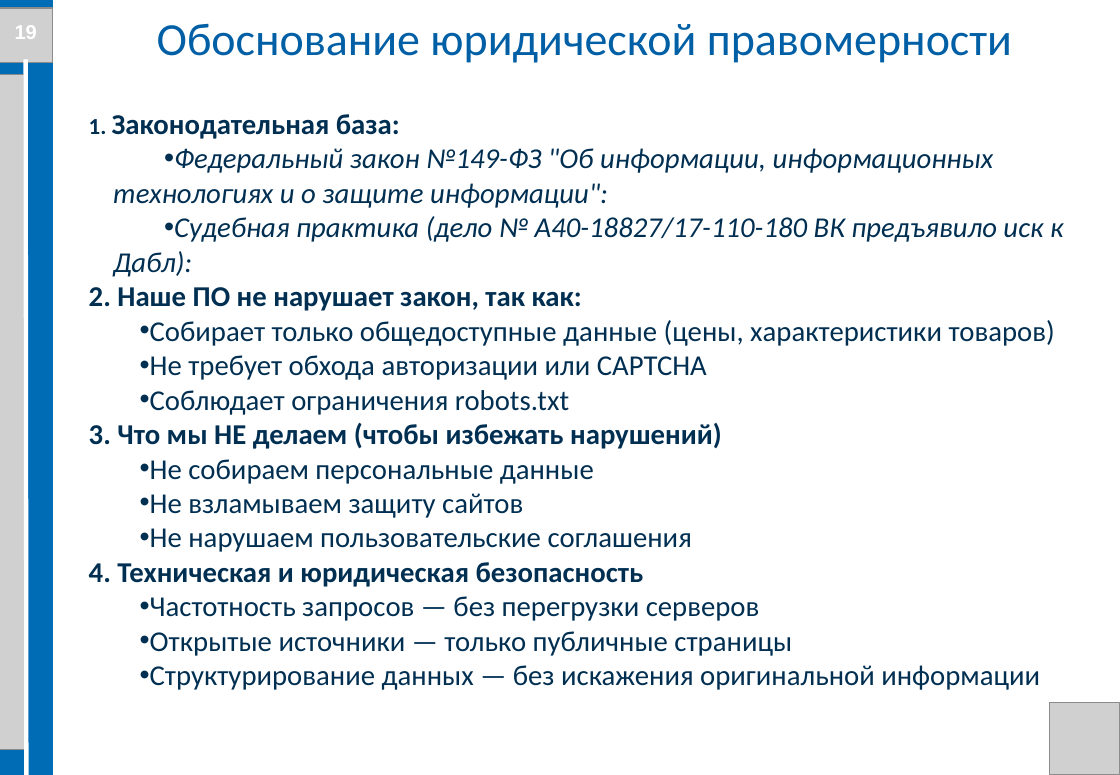
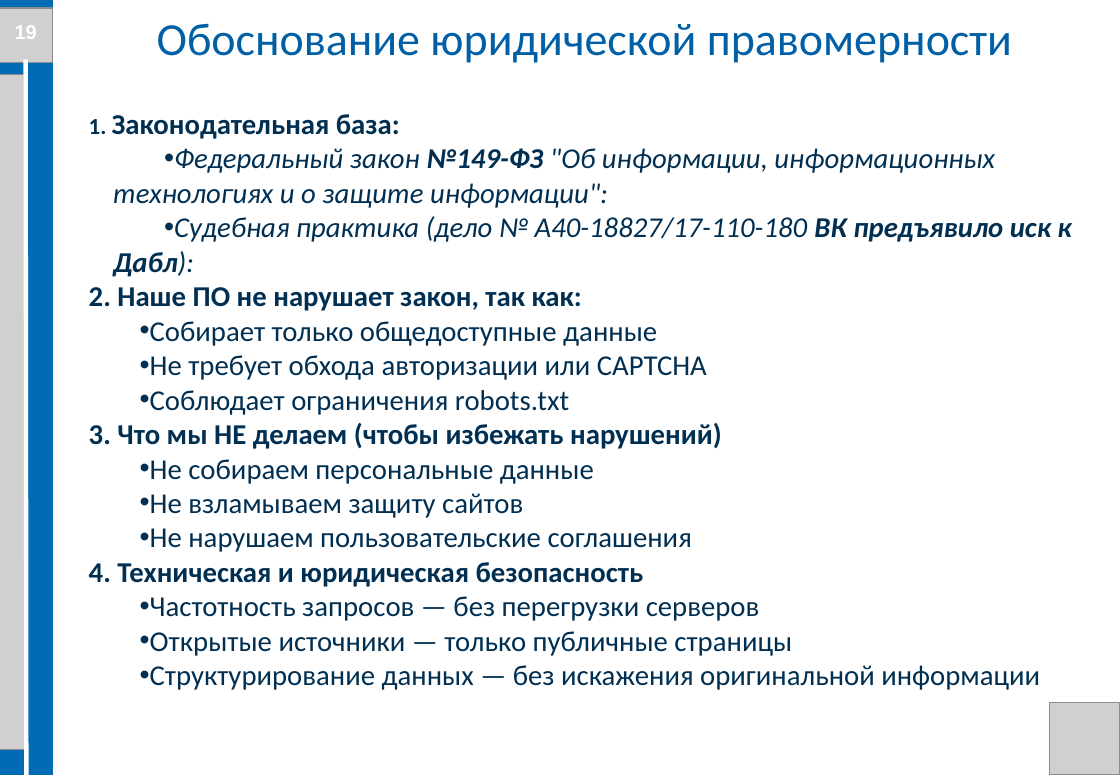
Before and after one commit to Evgenij1234/Diplom-work, a slide deck: slide 19 of Documents/Презентация диплома Семенов Е.А. БПЦ 21-01.pptx. Drawn at 1120x775 pixels with LibreOffice and Linux fonts; fonts in the diff are those of the drawing; grey boxes stand for pictures; background and template pictures are left out. Boxes give left, top, right and bottom in pixels: in the first picture for what was removed or moved away, otherwise in the second. Text is boxed around its words. In the diff, an @@ line names an element or a change of style, - is before the commit and + after.

```diff
--- a/Documents/Презентация диплома Семенов Е.А. БПЦ 21-01.pptx
+++ b/Documents/Презентация диплома Семенов Е.А. БПЦ 21-01.pptx
@@ text at [113,148,1071,277]: bold on in "№149-ФЗ", "ВК предъявило иск к Дабл):" @@
@@ text at [150,321,657,346]: text changed @@
-  • Собирает только общедоступные данные (цены, характеристики товаров)
+  • Собирает только общедоступные данные
```
Also in this commit, not shown: 2 other slides changed, 1 other file.
